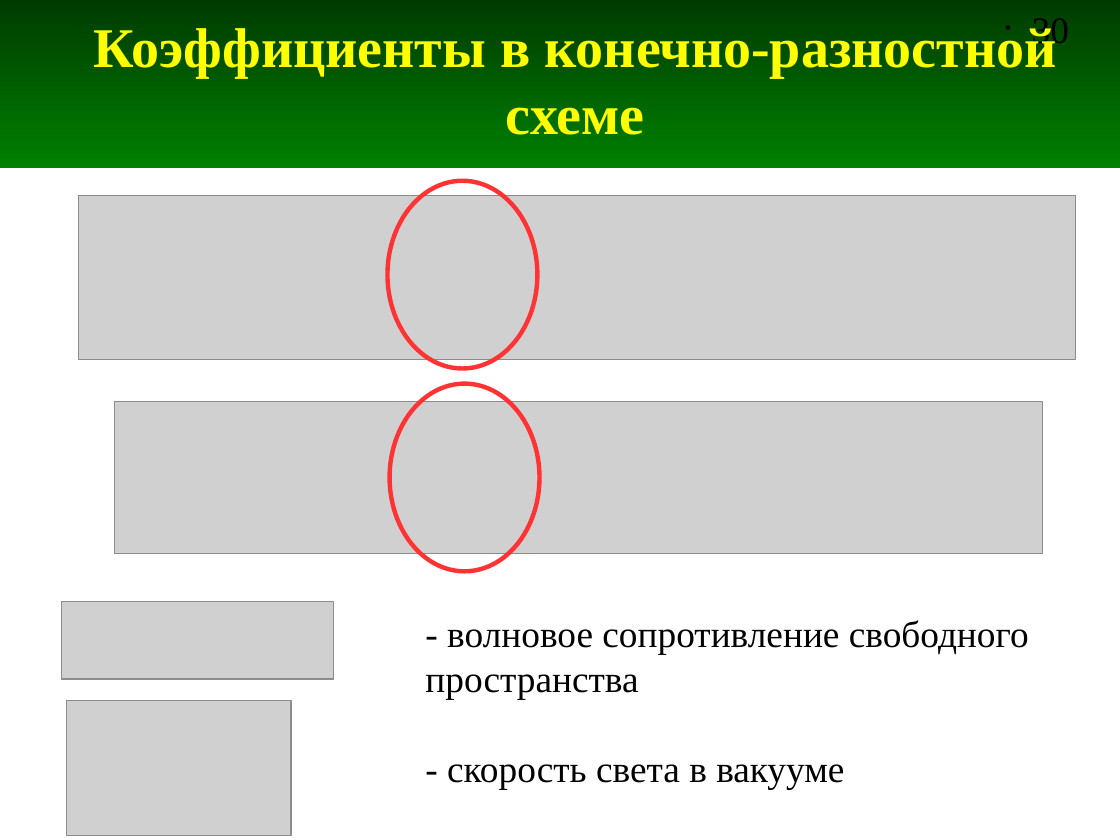
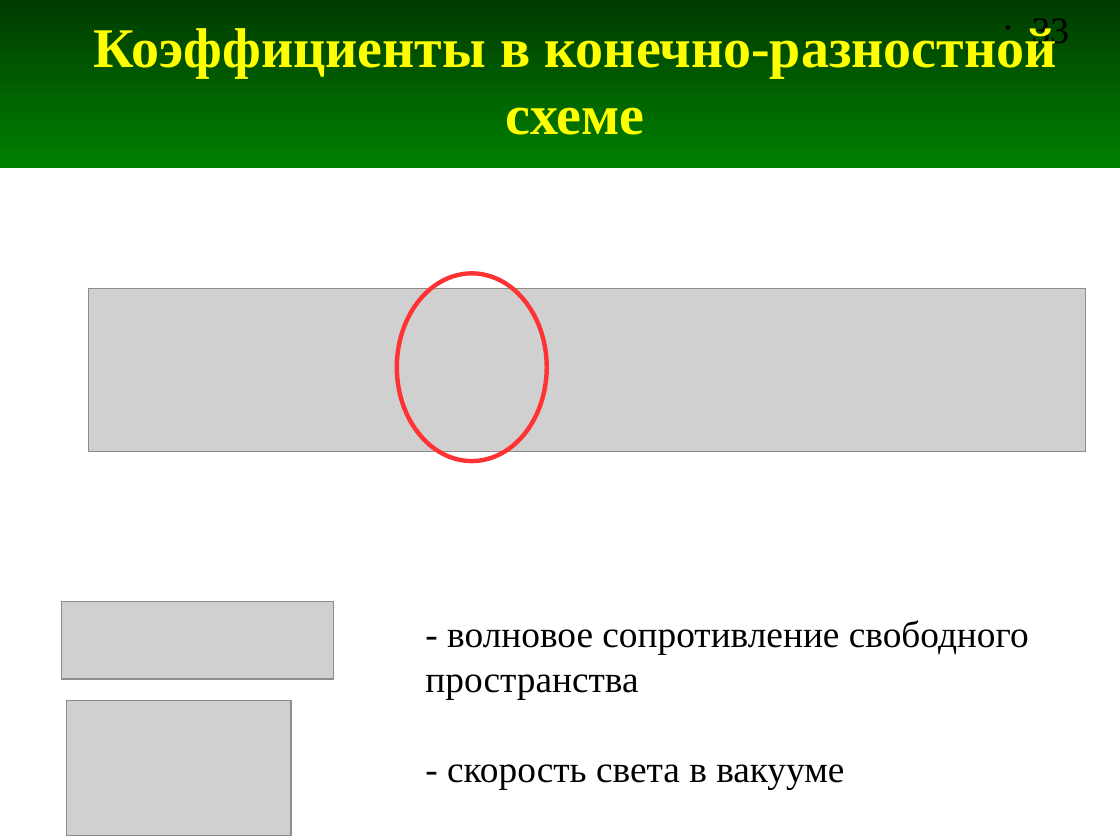
Before and after one commit to andris0147sv/modelling, a slide deck: slide 33 of presentations/2. FDTD.odp (slide 30 before the commit). Drawn at 1120x840 pixels with LibreOffice and Linux fonts; fonts in the diff are those of the drawing; grey boxes stand for pictures. Boxes give left, top, right and bottom in pixels: in the first picture for what was removed or moved away, otherwise in the second. Text is boxed around its words. In the diff, an @@ line names an element or a change of style, - is before the commit and + after.

```diff
--- a/presentations/2. FDTD.odp
+++ b/presentations/2. FDTD.odp
@@ page number at box(1032, 18, 1069, 50): text changed @@
-• 30
+• 33
@@ picture: place and size @@
-picture at box(78, 196, 1075, 360)
+picture at box(88, 289, 1085, 452)
@@ ellipse: place and size @@
-ellipse at box(388, 180, 538, 368)
+ellipse at box(396, 273, 547, 461)
@@ ellipse removed at box(390, 384, 540, 572) @@
@@ picture removed at box(114, 401, 1042, 553) @@
```
Also in this commit, not shown: 3 other slides changed, 4 slides added, 4 other files.
